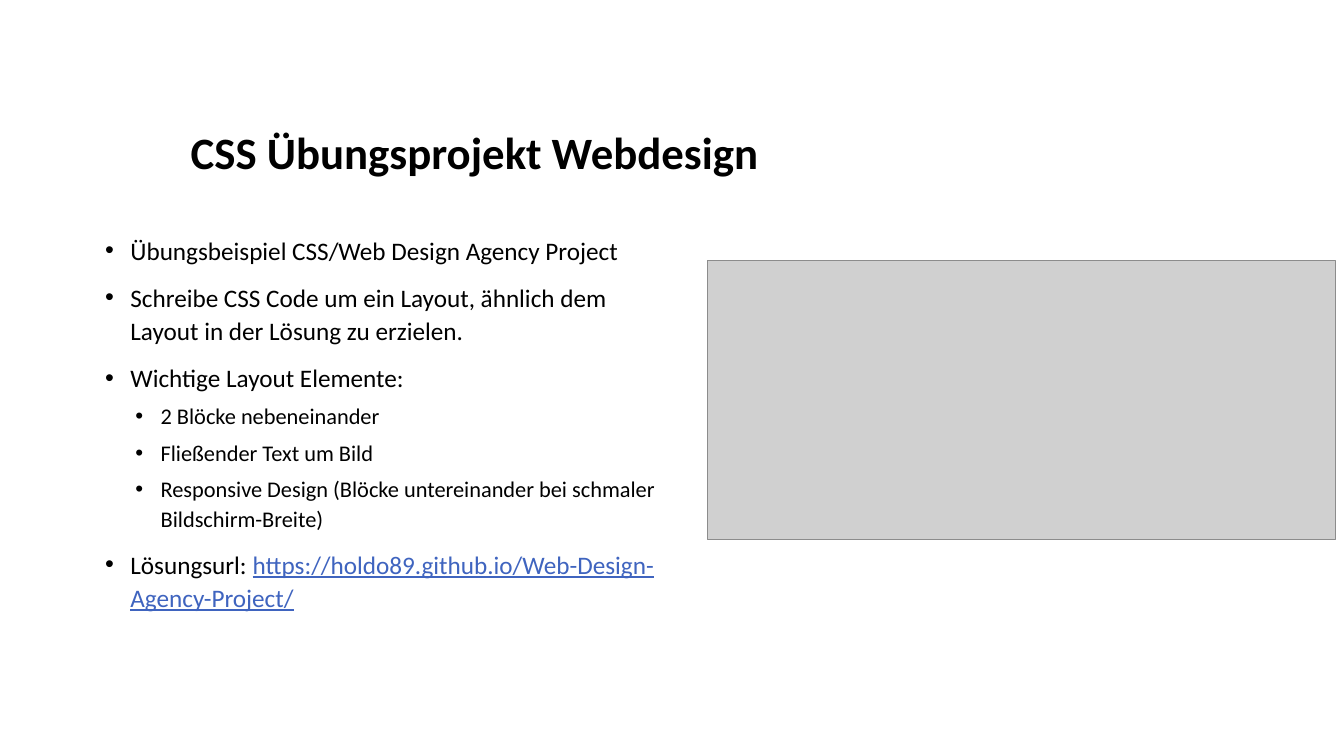
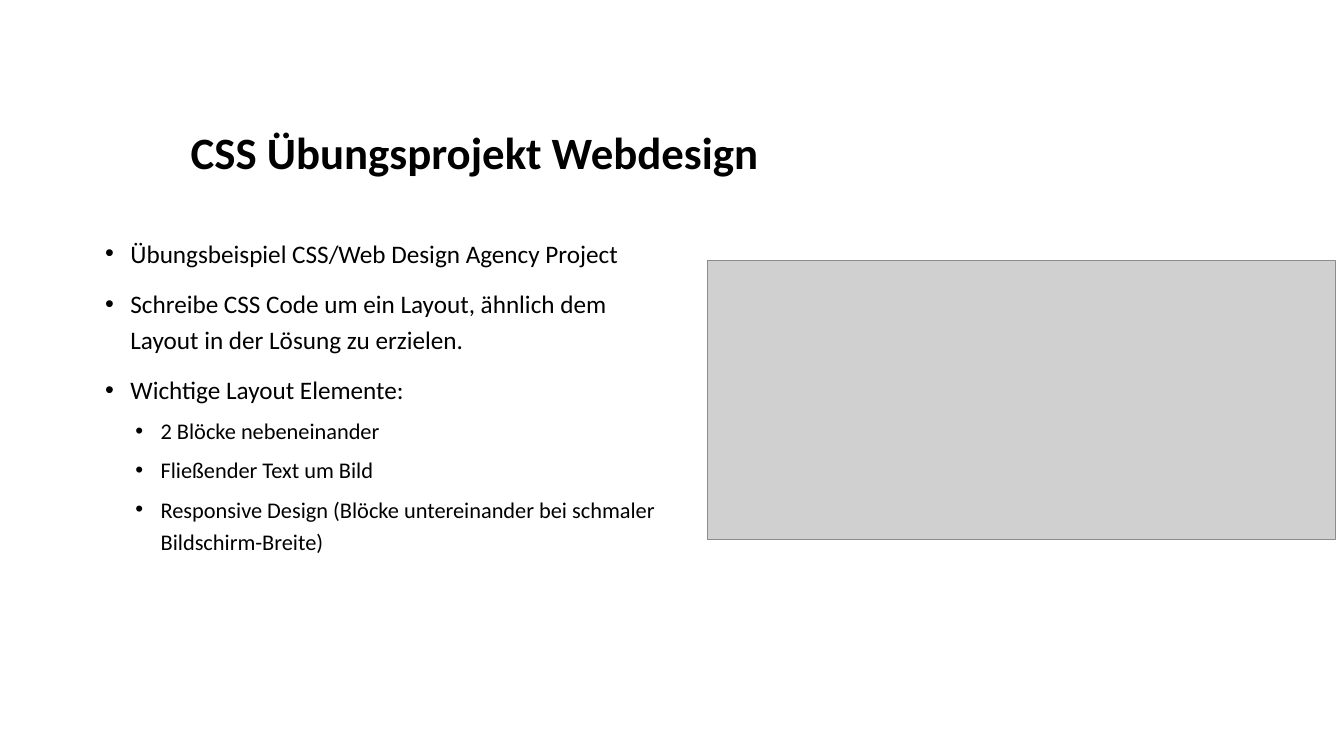
Before and after one commit to Holdo89/Webentwicklung_24_25, a slide deck: slide 33 of 3. CSS/Slides/CSS Grundlagen 2.pptx. Drawn at 1344x756 pixels with LibreOffice and Linux fonts; fonts in the diff are those of the drawing; grey boxes stand for pictures; background and template pictures are left out. Boxes give left, top, right and bottom in pixels: in the first picture for what was removed or moved away, otherwise in the second. Text is boxed around its words. In the diff, an @@ line names an element or a change of style, - is before the commit and + after.

Commit message:
Webdesign

```diff
--- a/3. CSS/Slides/CSS Grundlagen 2.pptx
+++ b/3. CSS/Slides/CSS Grundlagen 2.pptx
@@ text "Übungsbeispiel CSS/Web Design Agency Project" at box(130, 243, 654, 553): line spacing 1.1 to 1.2 @@
@@ text at box(130, 556, 654, 612): paragraph removed @@
-• Lösungsurl: https://holdo89.github.io/Web-Design-Agency-Project/
```
Also in this commit, not shown: 30 other files.
